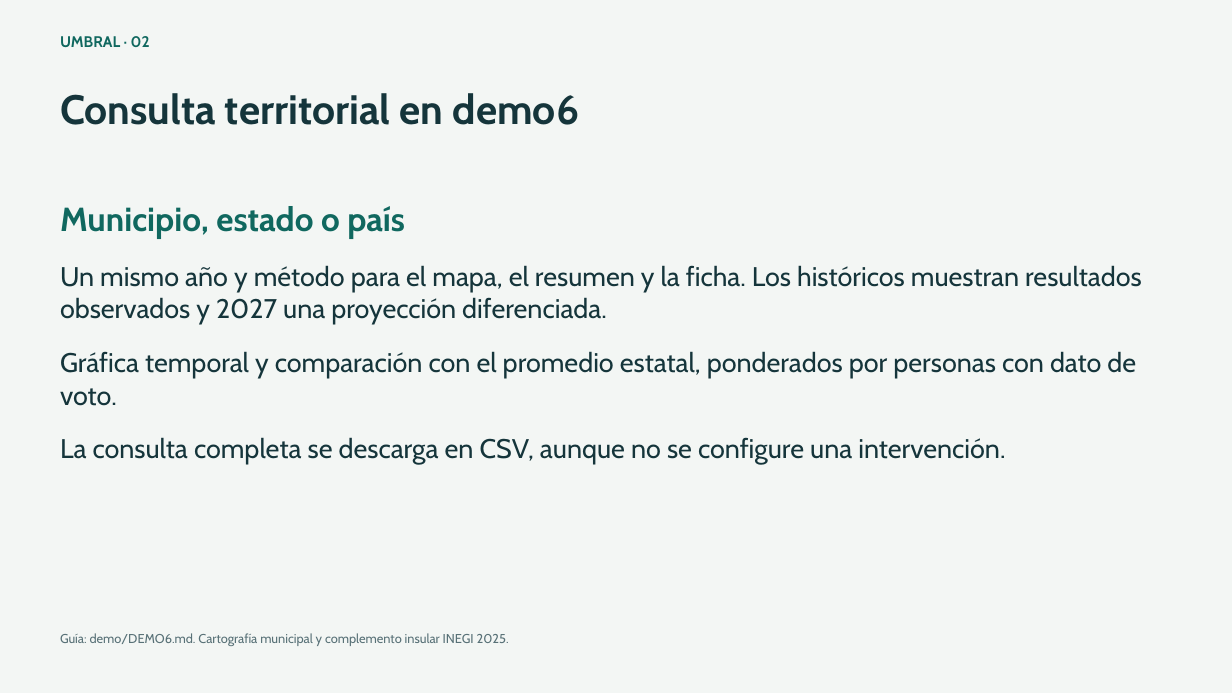
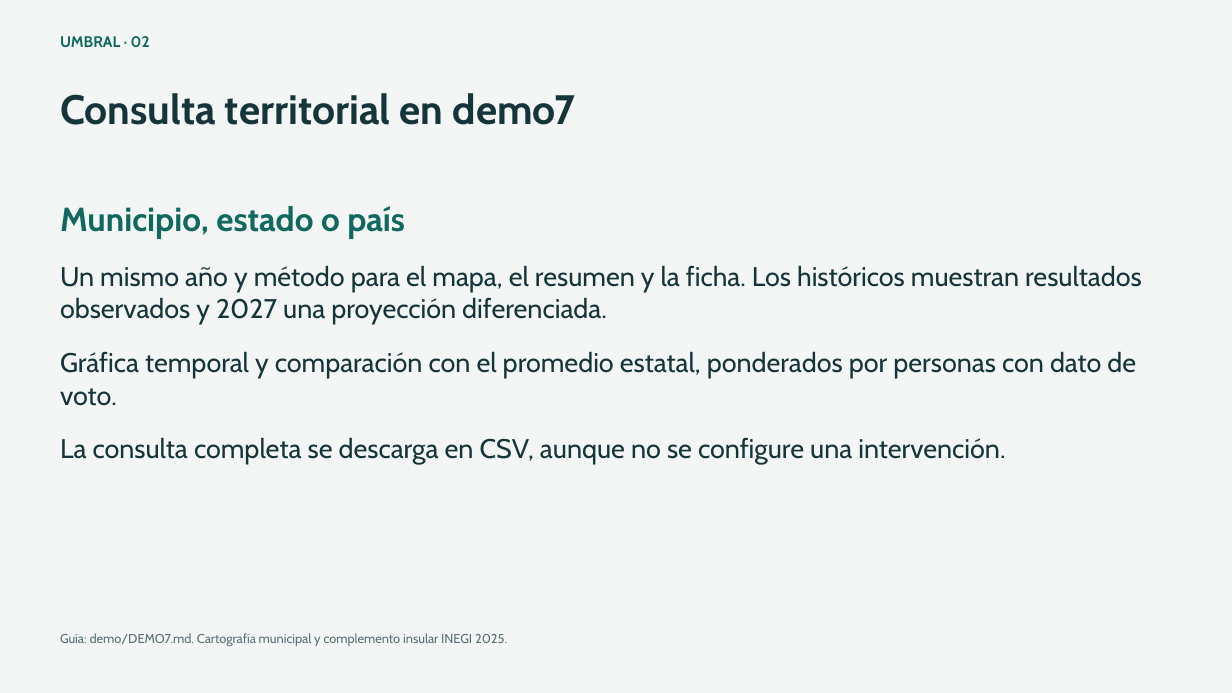
Before and after one commit to Donatelatrump/Ine_Hackaton_2026, a slide deck: slide 2 of 02_Prediccion_y_escenarios_de_riesgo/entrega/presentacion/Umbral_presentacion.pptx. Drawn at 1232x693 pixels with LibreOffice and Linux fonts; fonts in the diff are those of the drawing. Boxes give left, top, right and bottom in pixels: in the first picture for what was removed or moved away, otherwise in the second. Text is boxed around its words. In the diff, an @@ line names an element or a change of style, - is before the commit and + after.

```diff
--- a/02_Prediccion_y_escenarios_de_riesgo/entrega/presentacion/Umbral_presentacion.pptx
+++ b/02_Prediccion_y_escenarios_de_riesgo/entrega/presentacion/Umbral_presentacion.pptx
@@ text at [60, 93, 576, 125]: text changed @@
-Consulta territorial en demo6
+Consulta territorial en demo7
@@ text at [60, 633, 507, 646]: text changed @@
-Guía: demo/DEMO6.md. Cartografía municipal y complemento insular INEGI 2025.
+Guía: demo/DEMO7.md. Cartografía municipal y complemento insular INEGI 2025.
```
Also in this commit, not shown: 4 other slides changed, 48 other files.
